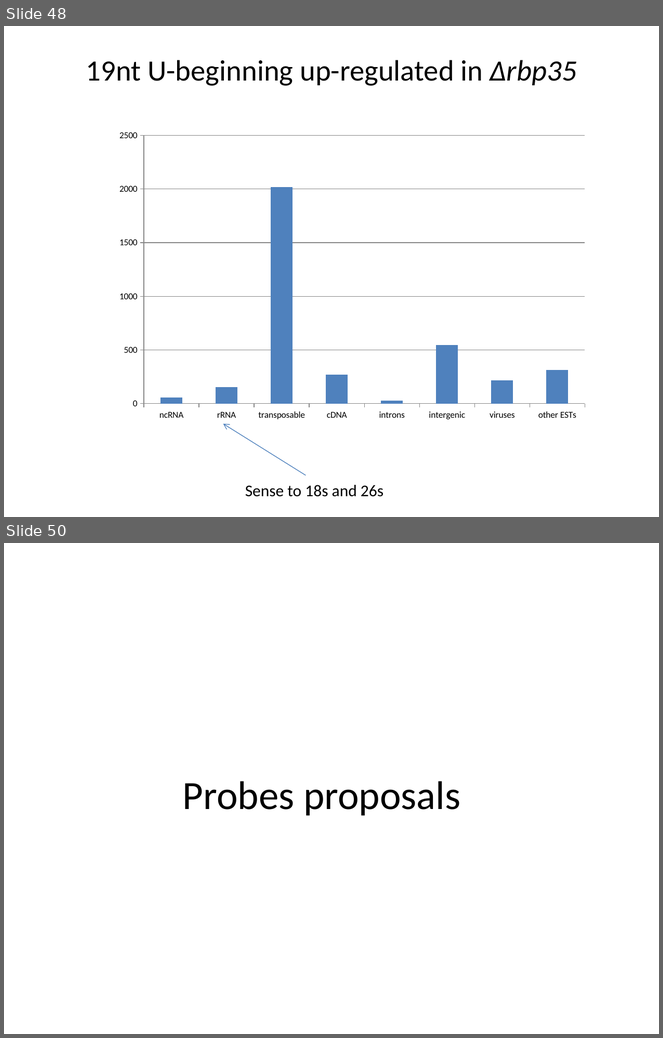
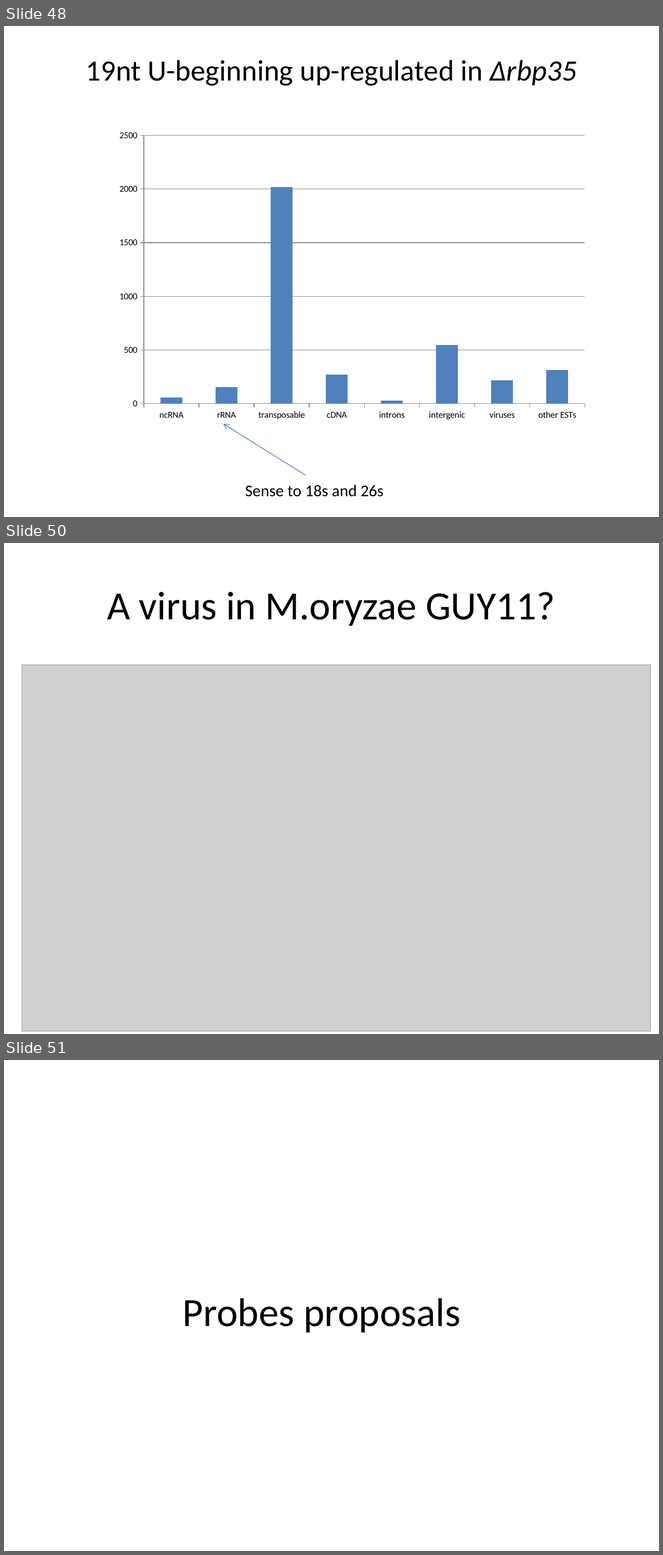
Before and after one commit to wilkinsonlab/m-oryzae-polya, a slide deck: doc/small/small_presentation.pptx. Shown one above the other, each under a label of ours: slides 48 and 50 before the commit, slides 48, 50 and 51 after it; the slides between them are not shown. The pictures are 663x1038 and 663x1555 pixels, drawn with LibreOffice and Linux fonts; fonts in the diff are those of the drawing; grey boxes stand for pictures. Boxes give left, top, right and bottom in pixels: in the first picture for what was removed or moved away, otherwise in the second. Text is boxed around its words. In the diff, an @@ line names an element or a change of style, - is before the commit and + after.

```diff
--- a/doc/small/small_presentation.pptx
+++ b/doc/small/small_presentation.pptx
@@ slide 50 added at box(4, 543, 659, 1034), background #FFFFFF @@
@@ title added at box(107, 592, 555, 626), 44 pt, text #000000 @@
+A virus in M.oryzae GUY11?
@@ picture added at box(22, 665, 651, 1032) @@
@@ what was slide 50 is now slide 51 @@
```
Also in this commit, not shown: 1 slide changed, 2 other files.
